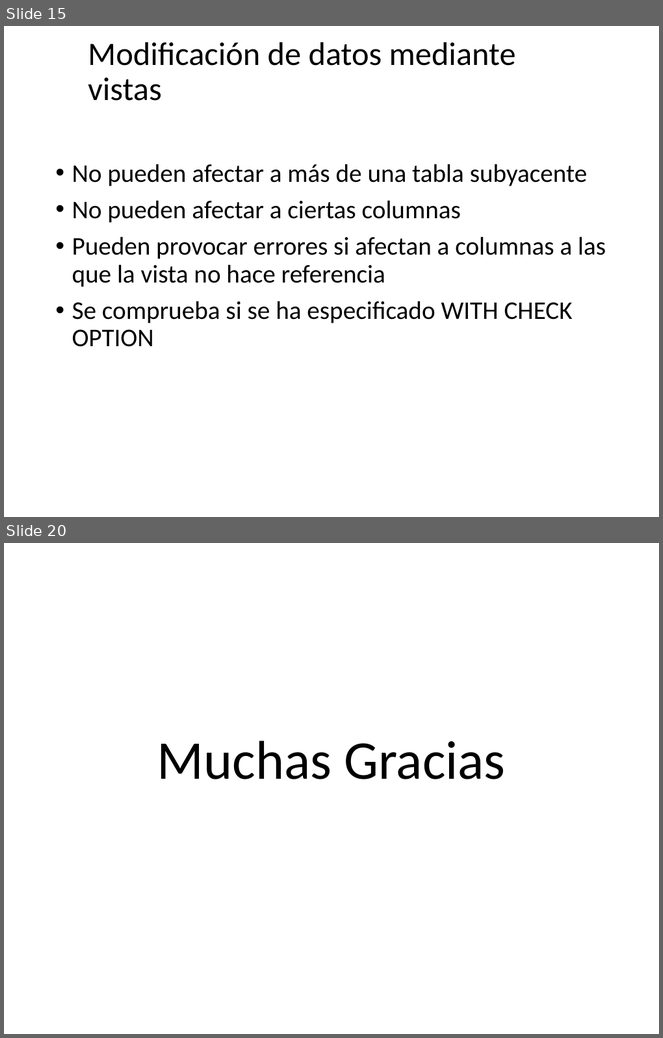
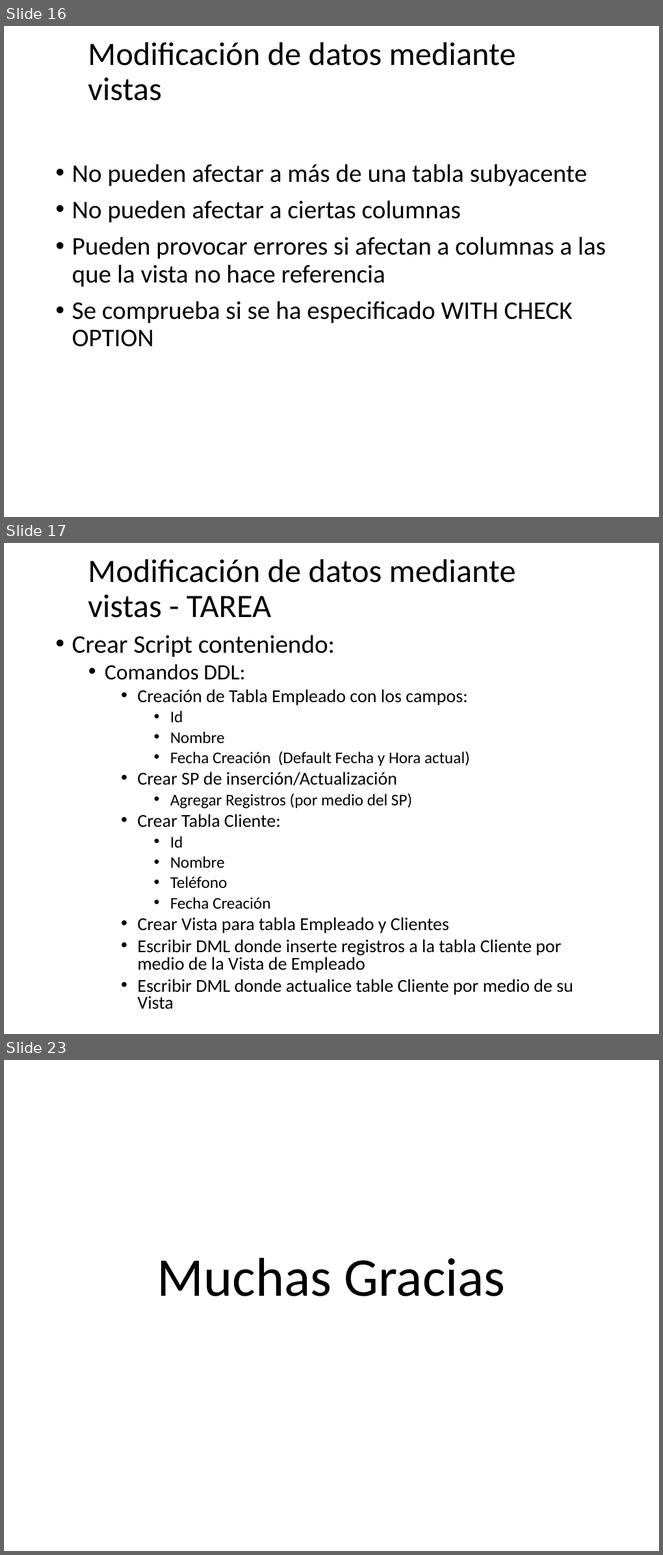
Before and after one commit to debsdaniel/expertodba2021, a slide deck: Presentaciones/Semana 6 - Vistas.pptx. Shown one above the other, each under a label of ours: slides 15 and 20 before the commit, slides 16, 17 and 23 after it; the slides between them are not shown. The pictures are 663x1038 and 663x1555 pixels, drawn with LibreOffice and Linux fonts; fonts in the diff are those of the drawing; background and template pictures are left out. Boxes give left, top, right and bottom in pixels: in the first picture for what was removed or moved away, otherwise in the second. Text is boxed around its words. In the diff, an @@ line names an element or a change of style, - is before the commit and + after.

```diff
--- a/Presentaciones/Semana 6 - Vistas.pptx
+++ b/Presentaciones/Semana 6 - Vistas.pptx
@@ slide 17 added at box(4, 543, 659, 1034), background picture (left out) @@
@@ title added at box(88, 559, 516, 618), 36 pt, text #000000 @@
+Modificación de datos mediante vistas - TAREA
@@ text added at box(72, 635, 573, 1010), 20 pt, text #000000 @@
+• Crear Script conteniendo:
+  • Comandos DDL:
+    • Creación de Tabla Empleado con los campos:
+      • Id
+      • Nombre
+      • Fecha Creación (Default Fecha y Hora actual)
+    • Crear SP de inserción/Actualización
+      • Agregar Registros (por medio del SP)
+    • Crear Tabla Cliente:
+      • Id
+      • Nombre
+      • Teléfono
+      • Fecha Creación
+    • Crear Vista para tabla Empleado y Clientes
+    • Escribir DML donde inserte registros a la tabla Cliente por medio de la Vista de Empleado
+    • Escribir DML donde actualice table Cliente por medio de su Vista
@@ what was slide 15 is now slide 16 @@
@@ what was slide 20 is now slide 23 @@
```
Also in this commit, not shown: 1 slide changed, 7 other slides added, 5 slides removed.
